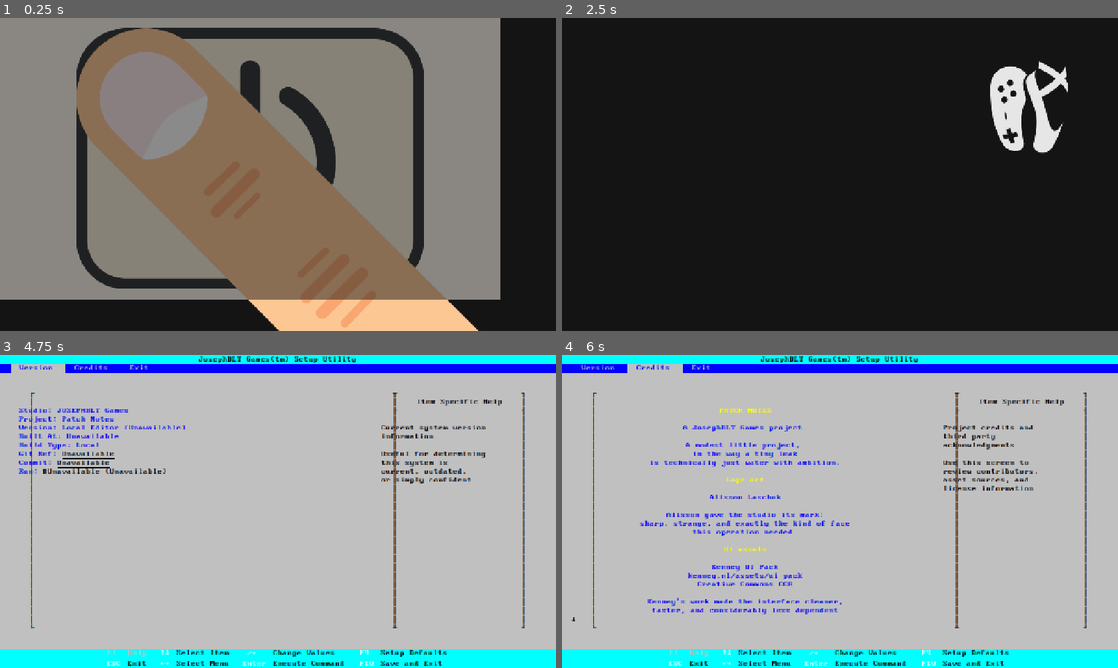
Above: before the commit, frames 1-4 (two rows, left to right).
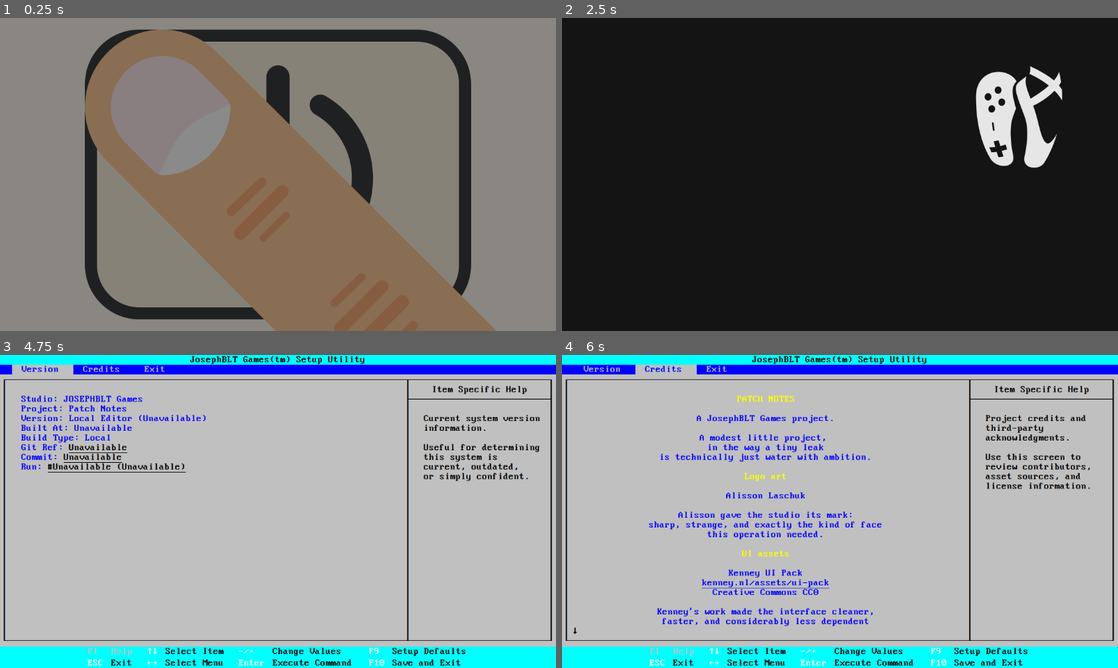
Above: after the commit, the same moments.

Repository: Josephblt/patch-notes
Game: Godot game, scene res://scenes/power_up.tscn
Same seed, same stepped clock (60 frames per second), same inputs: the game is played once before the commit and once after it.
Inputs (mouse positions are in pixels of both pictures, inside the frame that each line leads up to):
- Up to frame 1 (0.25 s): no input
- Up to frame 2 (2.5 s): tap Enter (bios_accept) at 0.5, 2 s; move the mouse to (962, 158) at 0.52 s; hold Right (bios_right) 0.53-1.28 s; hold Enter (bios_accept) 0.53-1.28 s; click (962, 158) at 0.67 s; move the mouse to (728, 190) at 1.27 s; hold Down (bios_down) 1.28-2.03 s; tap Space (bios_select) at 1.35 s; move the mouse to (895, 105) at 2.02 s; hold Right (bios_right) from 2.03 s (still down); hold Enter (bios_accept) from 2.03 s (still down)
- Up to frame 3 (4.75 s): move the mouse to (250, 574) at 2.77 s; release Right (bios_right) at 2.78 s; release Enter (bios_accept) at 2.78 s; hold F9 (bios_setup_defaults) 2.78-3.53 s; tap Space (bios_select) at 2.85, 4.35 s; click (250, 574) at 2.92 s; tap Enter (bios_accept) at 3.5 s; move the mouse to (444, 558) at 3.52 s; hold Enter (bios_accept) 3.53-4.28 s; hold Left (bios_left) from 3.53 s (still down); move the mouse to (111, 464) at 4.27 s
- Up to frame 4 (6 s): tap Enter (bios_accept) at 5 s; move the mouse to (867, 511) at 5.02 s; release Left (bios_left) at 5.03 s; hold Down (bios_down) 5.03-5.78 s; hold Enter (bios_accept) 5.03-5.78 s; click (867, 511) at 5.17 s; move the mouse to (756, 433) at 5.77 s; hold Right (bios_right) from 5.78 s (still down); tap Space (bios_select) at 5.85 s

The runs differ from the first frame. In frame 1, 34% of the frame differs, in the area x 0-100%, y 0-100%; in frame 2, 2.7%; in frame 3, 11%; in frame 4, 14%.

Commit message:
Revert "Scale web viewport while preserving aspect"
This reverts commit c1ca78c0ceeded137c105243665b52bc7bdc11db.

Diff:
--- a/src/project.godot
+++ b/src/project.godot
@@ -24,11 +24,8 @@
 
 [display]
 
-window/size/viewport_width=1280
-window/size/viewport_height=720
 window/stretch/mode="canvas_items"
-window/stretch/aspect="keep"
-window/stretch/scale_mode="fractional"
+window/stretch/scale_mode="integer"
 
 [input]
 
